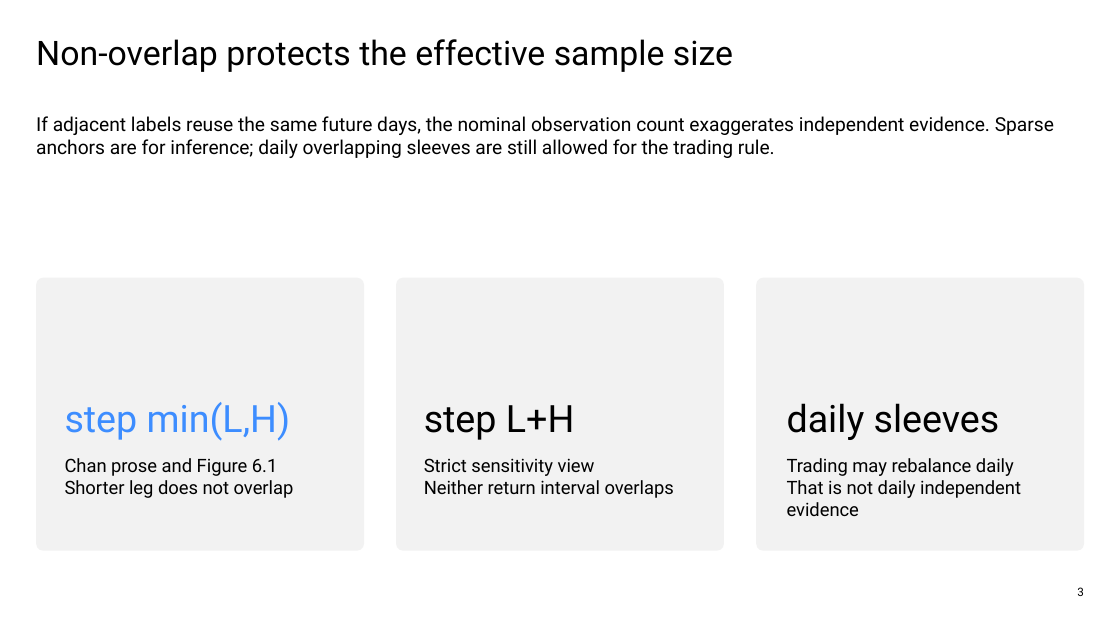
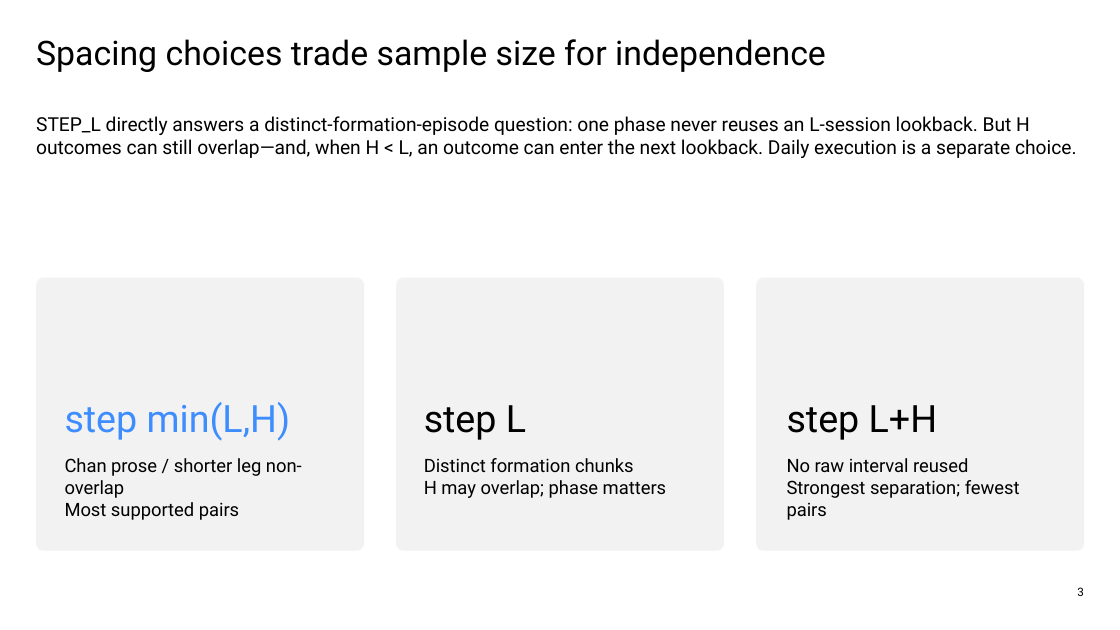
Before and after one commit to Francisc0Franc0/Time-Series-Modeling-Gen5, a slide deck: slide 3 of literature_studies/presentations/gen5_lit_mom_01_1_interday_momentum_evidence.pptx. Drawn at 1120x630 pixels with LibreOffice and Linux fonts; fonts in the diff are those of the drawing. Boxes give left, top, right and bottom in pixels: in the first picture for what was removed or moved away, otherwise in the second. Text is boxed around its words. In the diff, an @@ line names an element or a change of style, - is before the commit and + after.

Commit message:
Clarify LIT-MOM-01.1 inference and sleeves

```diff
--- a/literature_studies/presentations/gen5_lit_mom_01_1_interday_momentum_evidence.pptx
+++ b/literature_studies/presentations/gen5_lit_mom_01_1_interday_momentum_evidence.pptx
@@ text at (36,39,826,72): text changed @@
-Non-overlap protects the effective sample size
+Spacing choices trade sample size for independence
@@ text at (36,116,1076,158): text changed @@
-If adjacent labels reuse the same future days, the nominal observation count exaggerates independent evidence. Sparse anchors are for inference; daily overlapping sleeves are still allowed for the trading rule.
+STEP_L directly answers a distinct-formation-episode question: one phase never reuses an L-session lookback. But H outcomes can still overlap—and, when H < L, an outcome can enter the next lookback. Daily execution is a separate choice.
@@ text at (424,405,526,440): text changed @@
-step L+H
+step L
@@ text at (787,405,937,440): text changed @@
-daily sleeves
+step L+H
@@ text at (65,458,302,520): text changed @@
-Chan prose and Figure 6.1
-Shorter leg does not overlap
+Chan prose / shorter leg non-overlap
+Most supported pairs
@@ text at (424,458,666,498): text changed @@
-Strict sensitivity view
-Neither return interval overlaps
+Distinct formation chunks
+H may overlap; phase matters
@@ text at (787,458,1020,520): text changed @@
-Trading may rebalance daily
-That is not daily independent evidence
+No raw interval reused
+Strongest separation; fewest pairs
```
Also in this commit, not shown: 2 other slides changed, 5 other files.
